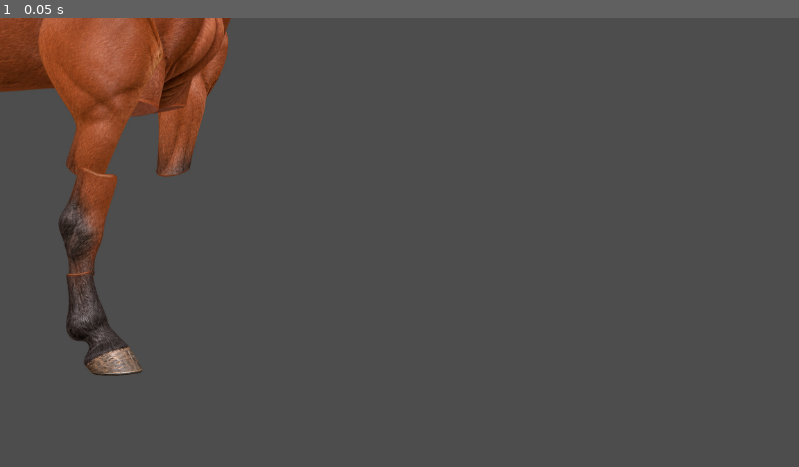
Above: before the commit, frame 1.
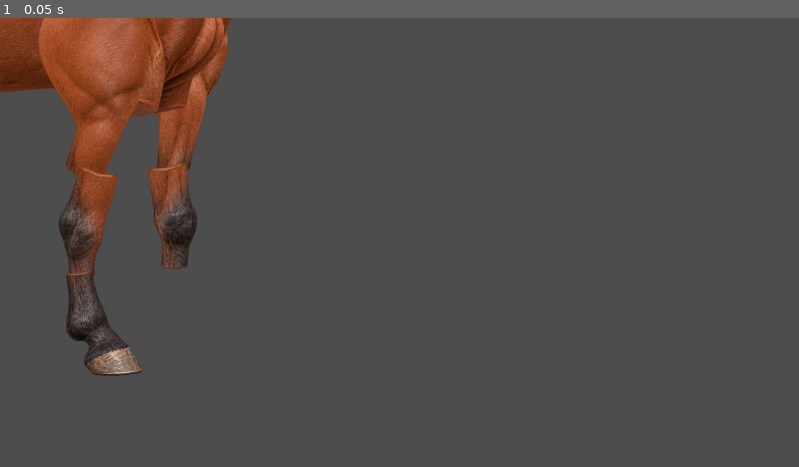
Above: after the commit, the same moment.

Repository: marceldubrig-hash/Pferd-und-Steve
Game: Godot game, scene res://scenes/horse_cutout_rig.tscn
Same seed, same stepped clock (60 frames per second), same inputs: the game is played once before the commit and once after it. This scene is started directly instead of the project's main scene.
Inputs:
- Up to frame 1 (0.05 s): no input

The runs differ from the first frame. In frame 1, 0.9% of the frame differs, in the area x 18-25%, y 32-56%.

Commit message:
Attach lower segment to front far leg

Diff:
--- a/scenes/horse_cutout_rig.tscn
+++ b/scenes/horse_cutout_rig.tscn
@@ -21,6 +21,10 @@
 [sub_resource type="AtlasTexture" id="AtlasTexture_front_right_upper"]
 atlas = ExtResource("5_front_sheet")
 region = Rect2(715, 64, 274, 592)
+
+[sub_resource type="AtlasTexture" id="AtlasTexture_front_right_lower"]
+atlas = ExtResource("5_front_sheet")
+region = Rect2(767, 675, 143, 309)
 
 [node name="HorseCutoutRig" type="Node2D"]
 
@@ -96,8 +100,11 @@
 texture = SubResource("AtlasTexture_front_right_upper")
 
 [node name="LowerPivot" type="Node2D" parent="FrontFar/Upper"]
+position = Vector2(-25.791, 269.543)
 
 [node name="Lower" type="Sprite2D" parent="FrontFar/Upper/LowerPivot"]
+position = Vector2(0.943, 138.502)
+texture = SubResource("AtlasTexture_front_right_lower")
 
 [node name="HoofPivot" type="Node2D" parent="FrontFar/Upper/LowerPivot/Lower"]
 
Not shown: 1 places in scenes/horse_cutout_rig.tscn that only renumber resources
